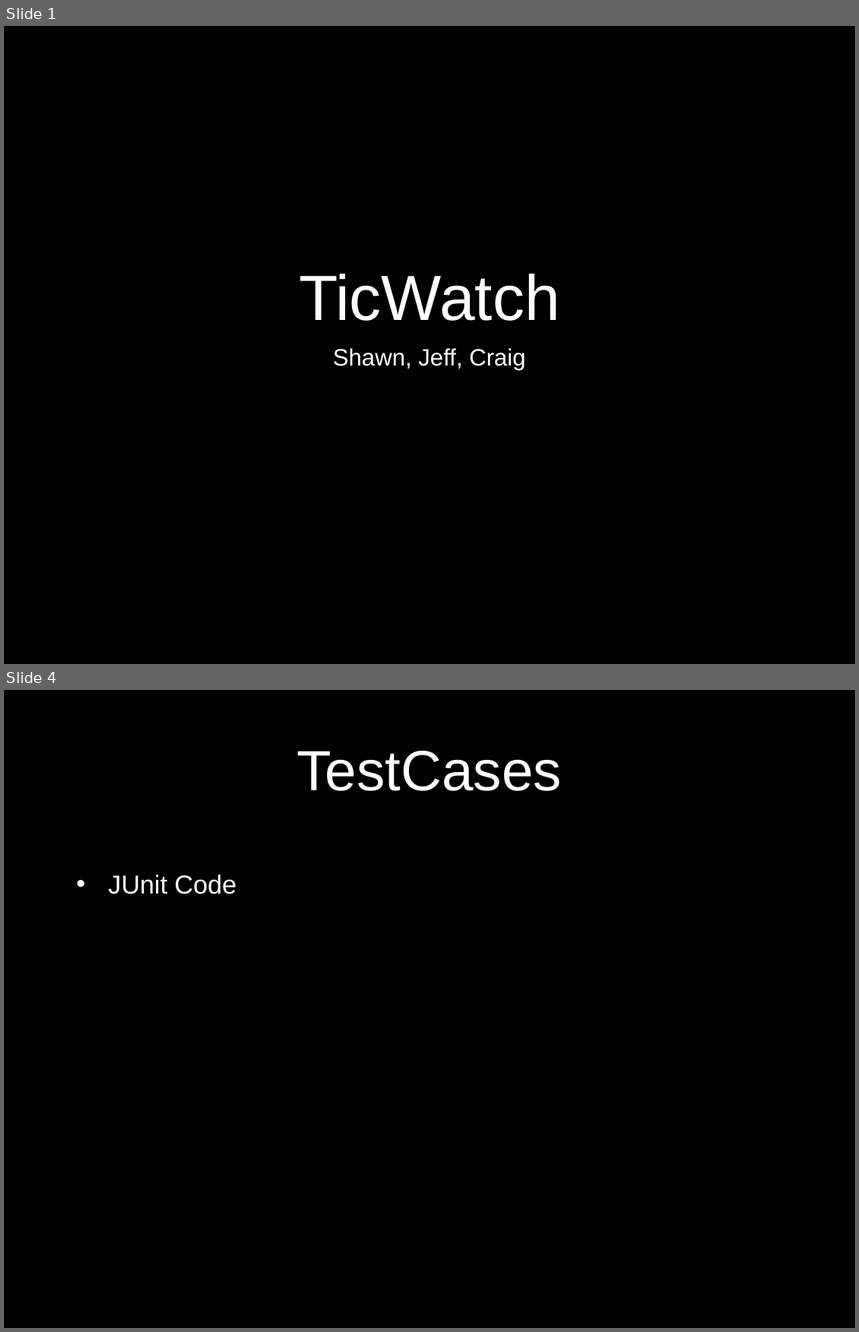
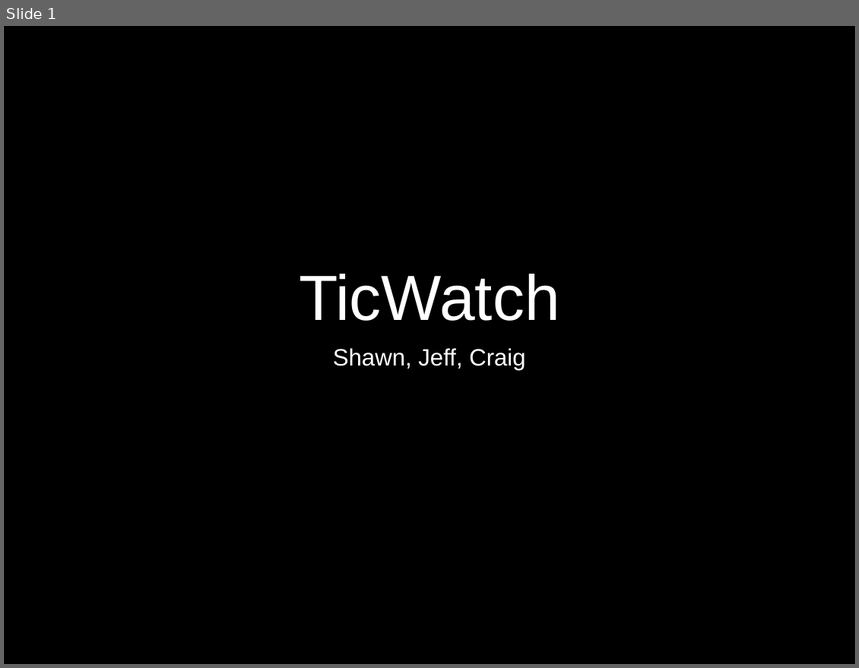
Before and after one commit to cwcraigo/TicWatch, a slide deck: Documents/CIT312Presentation.pptx. Shown one above the other, each under a label of ours: slides 1 and 4 before the commit, slide 1 after it; the slides between them are not shown. The pictures are 859x1332 and 859x668 pixels, drawn with LibreOffice and Linux fonts; fonts in the diff are those of the drawing; background and template pictures are left out. Boxes give left, top, right and bottom in pixels: in the first picture for what was removed or moved away, otherwise in the second. Text is boxed around its words. In the diff, an @@ line names an element or a change of style, - is before the commit and + after.

```diff
--- a/Documents/CIT312Presentation.pptx
+++ b/Documents/CIT312Presentation.pptx
@@ slide 4 removed at [4, 690, 855, 1328], background picture (left out) @@
@@ title removed at [297, 751, 562, 791] @@
-TestCases
@@ text removed at [108, 875, 237, 894] @@
-• JUnit Code
```
Also in this commit, not shown: 3 slides added, 4 other slides removed, 15 other files.
